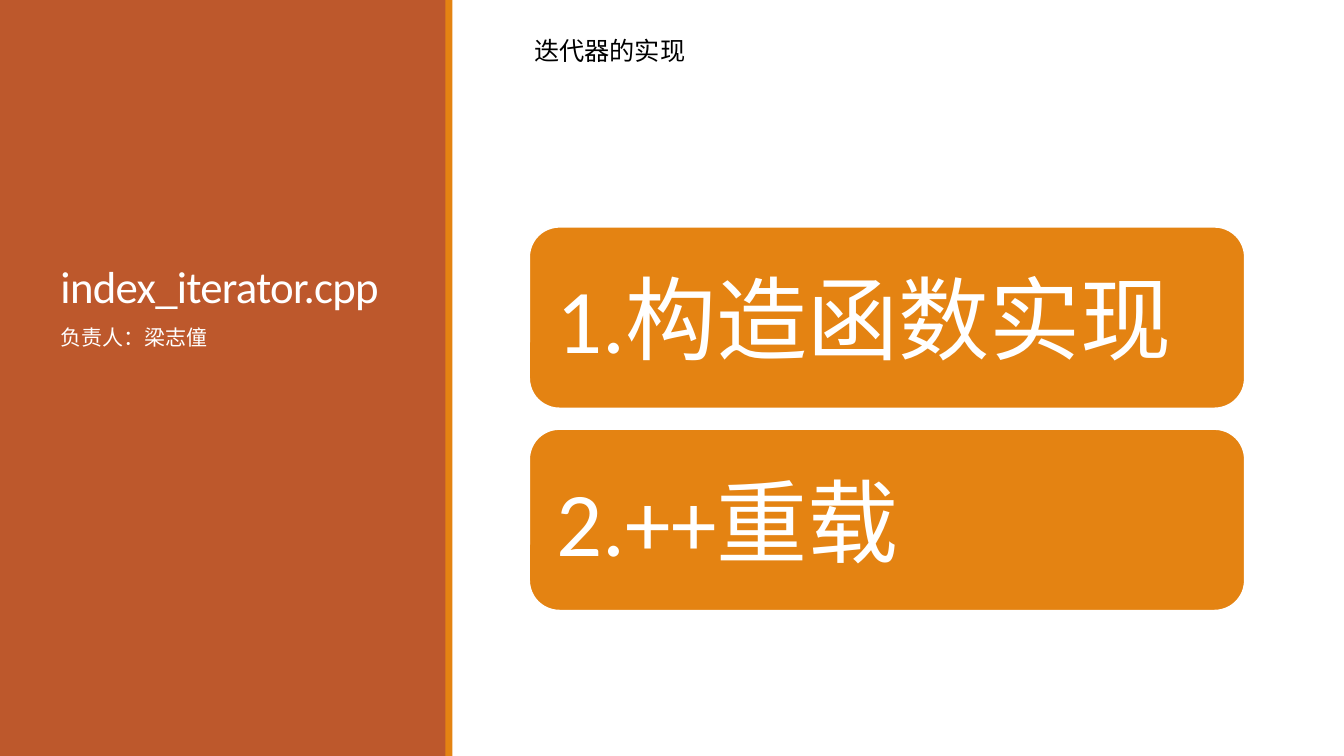
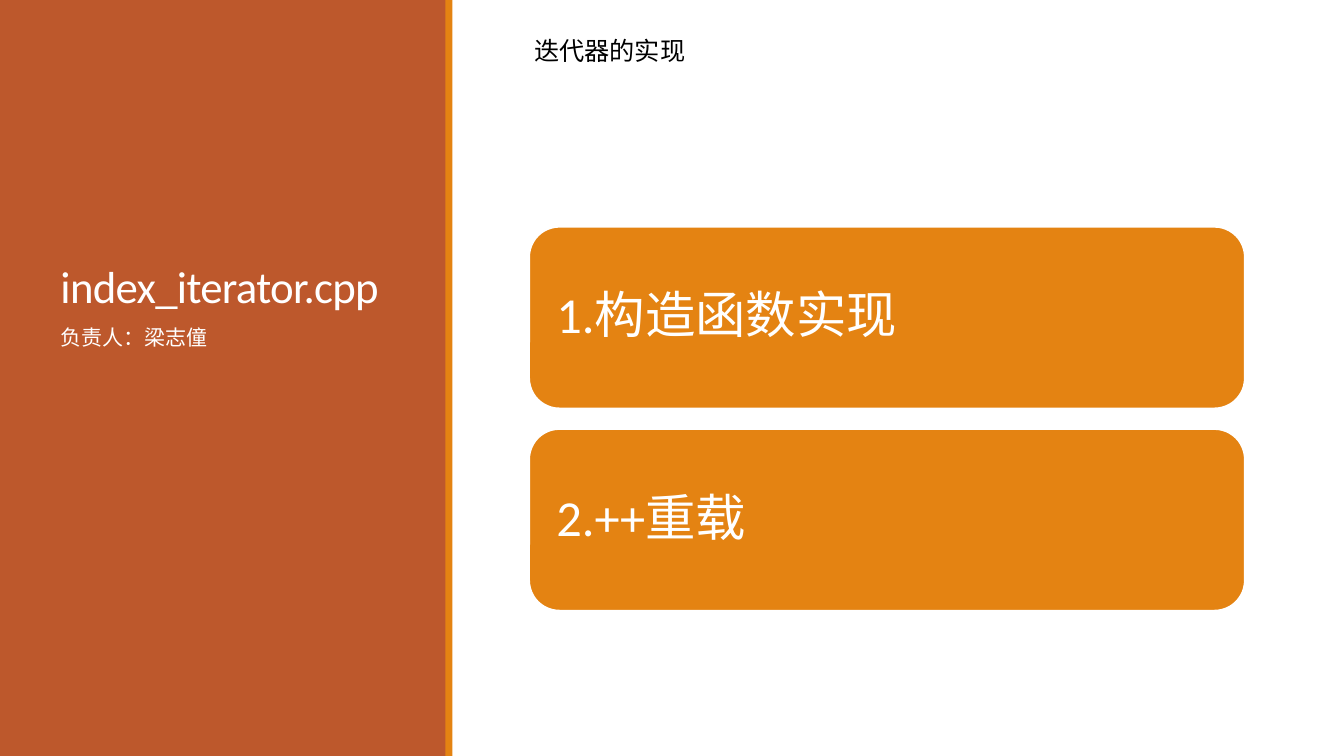
Before and after one commit to SDataBaseGroup/Database-lab, a slide deck: slide 87 of 缓冲区管理器与B+树的总ppt.pptx (slide 86 before the commit). Drawn at 1344x756 pixels with LibreOffice and Linux fonts; fonts in the diff are those of the drawing. Boxes give left, top, right and bottom in pixels: in the first picture for what was removed or moved away, otherwise in the second. Text is boxed around its words. In the diff, an @@ line names an element or a change of style, - is before the commit and + after.

```diff
--- a/缓冲区管理器与B+树的总ppt.pptx
+++ b/缓冲区管理器与B+树的总ppt.pptx
@@ text "1.构造函数实现" at (556,292,897,337): size 65 to 36 pt; line spacing 1 to 0.9; less space between paragraphs @@
@@ text "2.++重载" at (556,494,746,540): size 65 to 36 pt; line spacing 1 to 0.9; less space between paragraphs @@
```
Also in this commit, not shown: 6 other slides changed, 2 slides added.
